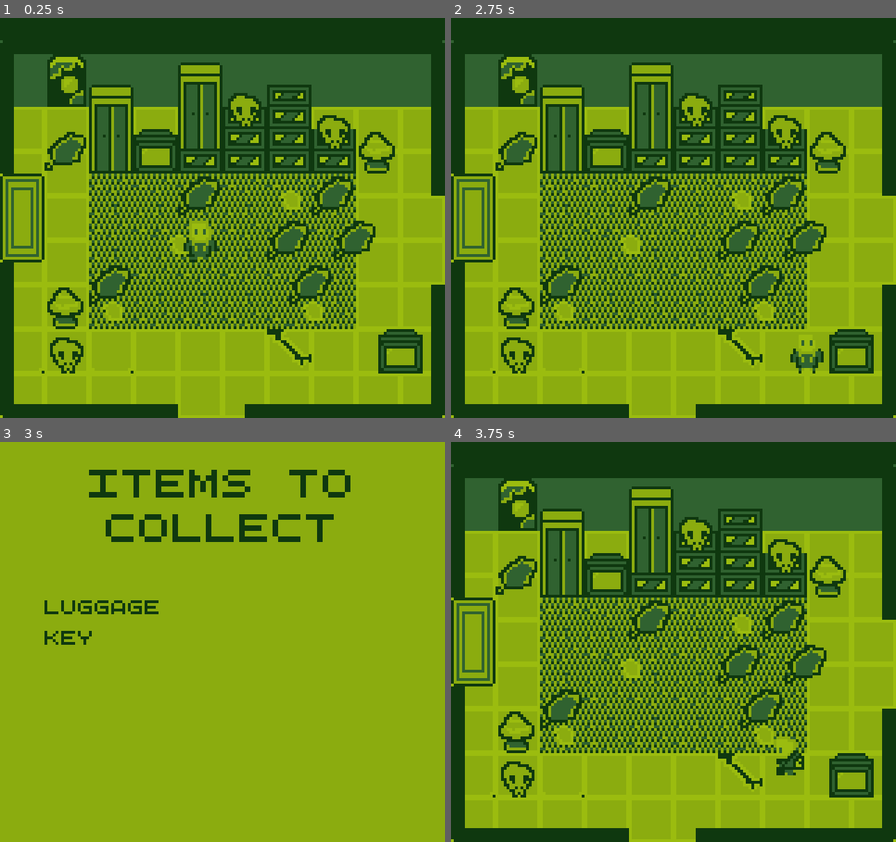
Above: before the commit, frames 1-4 (two rows, left to right).
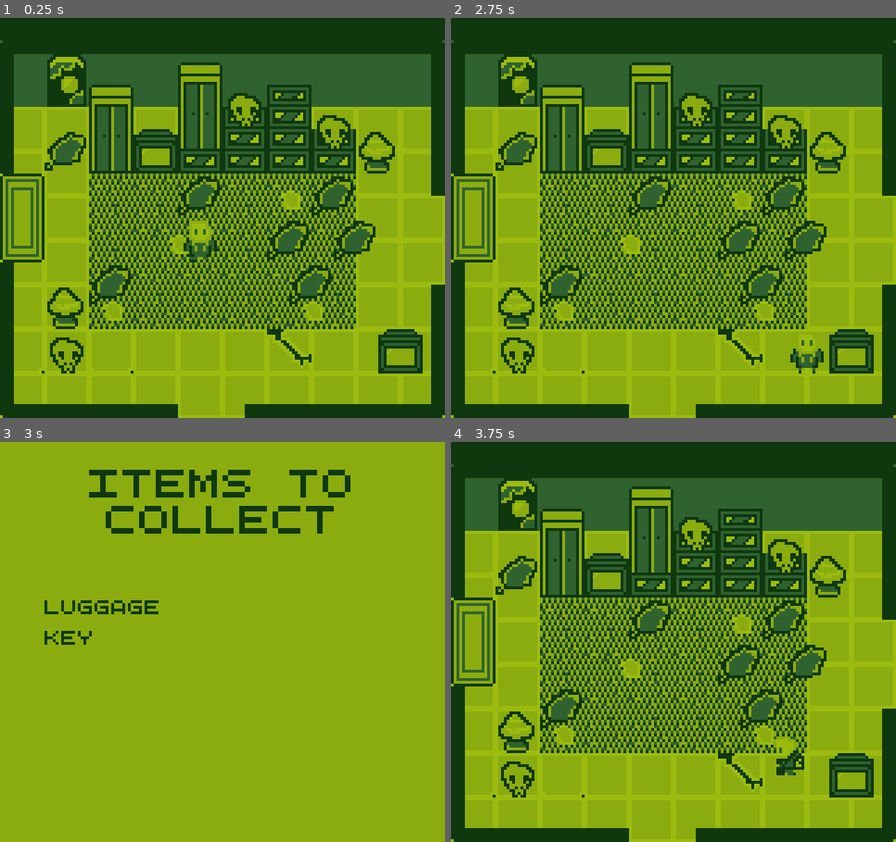
Above: after the commit, the same moments.

Repository: Ewen-C/Just_Borrowing
Game: Godot game, scene res://scenes/main.tscn
The game is run twice, just before and just after one commit, with the same random seed, the same clock (stepped at 60 frames per second) and the same inputs.
Inputs:
- Up to frame 1 (0.25 s): no input
- Up to frame 2 (2.75 s): tap Enter at 0.5 s; hold Right (move_right) 0.53-1.28 s; tap J (action_a) at 0.6, 2.1 s; tap Ctrl (action_start) at 1.25, 1.35 s; hold S (move_down) 1.28-2.03 s; hold Right (move_right) from 2.03 s (still down)
- Up to frame 3 (3 s): release Right (move_right) at 2.78 s; hold Up (move_up) from 2.78 s (still down); tap Ctrl (action_start) at 2.85 s
- Up to frame 4 (3.75 s): tap Ctrl (action_start) at 3.5 s; release Up (move_up) at 3.53 s; hold Left (move_left) from 3.53 s (still down); tap J (action_a) at 3.6 s

Frames 1-2 are identical in both runs. In frame 3, 1.9% of the frame differs, in the area x 23-75%, y 15-25%; in frame 4, nothing differs.

Commit message:
Added default theme for labels

Diff:
--- /dev/null
+++ b/resources/default.tres
@@ -0,0 +1,8 @@
+[gd_resource type="Theme" load_steps=2 format=3 uid="uid://btfybead03q6m"]
+
+[ext_resource type="FontFile" uid="uid://c5ey5rl106n1" path="res://assets/fonts/Quinquefive-ALoRM.ttf" id="1_mfx12"]
+
+[resource]
+RichTextLabel/colors/default_color = Color(0.0588235, 0.219608, 0.0588235, 1)
+RichTextLabel/font_sizes/normal_font_size = 5
+RichTextLabel/fonts/normal_font = ExtResource("1_mfx12")
--- a/scenes/pause_menu.tscn
+++ b/scenes/pause_menu.tscn
@@ -1,7 +1,7 @@
 [gd_scene load_steps=3 format=3 uid="uid://pjwuogp4aosu"]
 
 [ext_resource type="Script" path="res://scripts/pause_menu.gd" id="1_84k72"]
-[ext_resource type="FontFile" uid="uid://c5ey5rl106n1" path="res://assets/fonts/Quinquefive-ALoRM.ttf" id="2_xqdbk"]
+[ext_resource type="Theme" uid="uid://btfybead03q6m" path="res://resources/default.tres" id="2_j2ewu"]
 
 [node name="Pause Menu" type="Control"]
 process_mode = 2
@@ -22,18 +22,6 @@
 grow_vertical = 2
 color = Color(0.545098, 0.67451, 0.0588235, 1)
 
-[node name="Label" type="Label" parent="."]
-layout_mode = 2
-offset_top = 8.0
-offset_right = 160.0
-offset_bottom = 24.0
-theme_override_colors/font_color = Color(0.0588235, 0.219608, 0.0588235, 1)
-theme_override_fonts/font = ExtResource("2_xqdbk")
-theme_override_font_sizes/font_size = 10
-text = "Items to
-Collect"
-horizontal_alignment = 1
-
 [node name="VBoxContainer" type="VBoxContainer" parent="."]
 layout_mode = 1
 anchors_preset = 15
@@ -46,5 +34,16 @@
 grow_horizontal = 2
 grow_vertical = 2
 
+[node name="RichTextLabel" type="RichTextLabel" parent="."]
+layout_mode = 0
+offset_top = 8.0
+offset_right = 160.0
+offset_bottom = 40.0
+theme = ExtResource("2_j2ewu")
+theme_override_font_sizes/normal_font_size = 10
+bbcode_enabled = true
+text = "[center]Items to
+collect[/center]"
+
 [connection signal="draw" from="." to="." method="_on_draw"]
 [connection signal="hidden" from="." to="." method="_on_hidden"]
--- /dev/null
+++ b/scenes/ui_labels.tscn
@@ -0,0 +1,10 @@
+[gd_scene load_steps=2 format=3 uid="uid://cyslqpq1egpbu"]
+
+[ext_resource type="Theme" uid="uid://btfybead03q6m" path="res://resources/default.tres" id="1_0mivu"]
+
+[node name="UiLabels" type="RichTextLabel"]
+offset_right = 112.0
+offset_bottom = 64.0
+theme = ExtResource("1_0mivu")
+bbcode_enabled = true
+fit_content = true
--- a/scripts/enemy.gd
+++ b/scripts/enemy.gd
@@ -21,7 +21,6 @@
 	nav.target_position = Vector2.ZERO
 	timer_zone_change.start()
 
-
 func _physics_process(delta):
 	if is_waiting :
 		if position.distance_to(target) > 0.5 :
--- a/scripts/pause_menu.gd
+++ b/scripts/pause_menu.gd
@@ -3,18 +3,14 @@
 @onready var v_box_container = $VBoxContainer
 
 var current_items = {}
-
+const defaut_label = preload("res://scenes/ui_labels.tscn")
 
 # Reacreate labels with each _on_draw (to update strikethough)
 func _on_draw():
 	for item in current_items :
-		var my_label = RichTextLabel.new()
-		my_label.fit_content = true
+		var my_label = defaut_label.instantiate()
 		if current_items[item] : my_label.push_strikethrough()
 		my_label.append_text(item)
-		my_label.add_theme_font_override("normal_font", load("res://assets/fonts/Quinquefive-ALoRM.ttf"))
-		my_label.add_theme_font_size_override("normal_font_size", 5)
-		my_label.add_theme_color_override("default_color", "#0f380f")
 		v_box_container.add_child(my_label)
 
 func _on_hidden():
